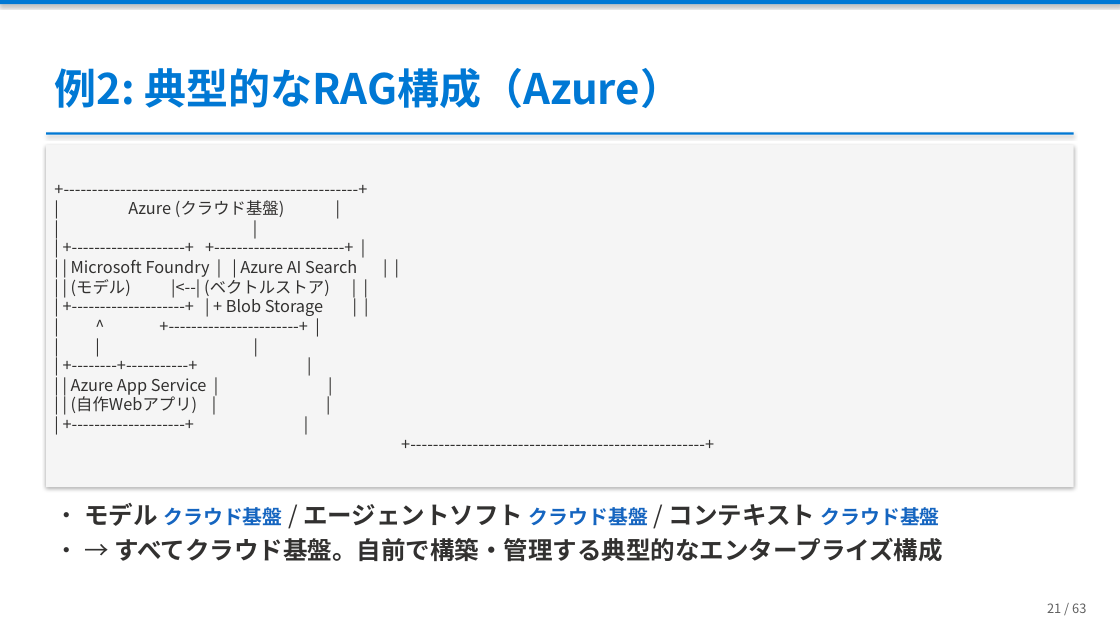
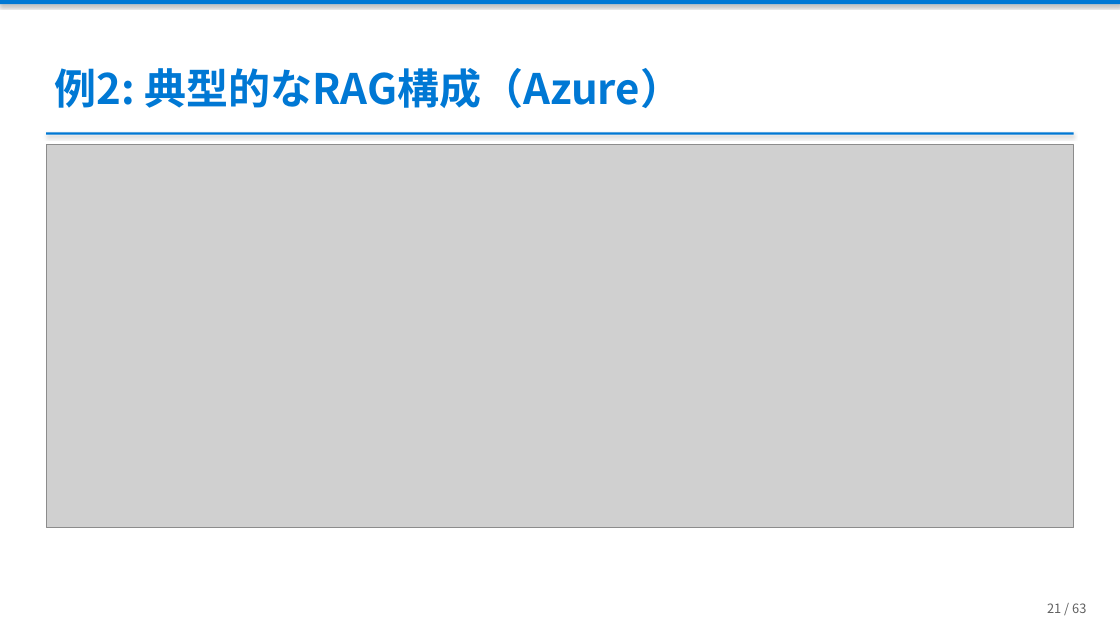
Before and after one commit to ebibibi/presentations, a slide deck: slide 21 of HCCJP_71/AI時代の「本当の」ハイブリッドクラウド — エージェントが実現した、あの頃の夢.pptx. Drawn at 1120x630 pixels with LibreOffice and Linux fonts; fonts in the diff are those of the drawing; grey boxes stand for pictures. Boxes give left, top, right and bottom in pixels: in the first picture for what was removed or moved away, otherwise in the second. Text is boxed around its words. In the diff, an @@ line names an element or a change of style, - is before the commit and + after.

```diff
--- a/HCCJP_71/AI時代の「本当の」ハイブリッドクラウド — エージェントが実現した、あの頃の夢.pptx
+++ b/HCCJP_71/AI時代の「本当の」ハイブリッドクラウド — エージェントが実現した、あの頃の夢.pptx
@@ rectangle removed at (46,145,1074,488) @@
-+----------------------------------------------------+
-| Azure (クラウド基盤) |
-| |
-| +--------------------+ +-----------------------+ |
-| | Microsoft Foundry | | Azure AI Search | |
-| | (モデル) |<--| (ベクトルストア) | |
-| +--------------------+ | + Blob Storage | |
-| ^ +-----------------------+ |
-| | |
-| +--------+-----------+ |
-| | Azure App Service | |
-| | (自作Webアプリ) | |
-| +--------------------+ |
-+----------------------------------------------------+
@@ picture added at (46,145,1074,528) @@
@@ text removed at (84,503,942,562) @@
-• モデル クラウド基盤 / エージェントソフト クラウド基盤 / コンテキスト クラウド基盤
-• → すべてクラウド基盤。自前で構築・管理する典型的なエンタープライズ構成
```
Also in this commit, not shown: 8 other slides changed, 1 other file.
